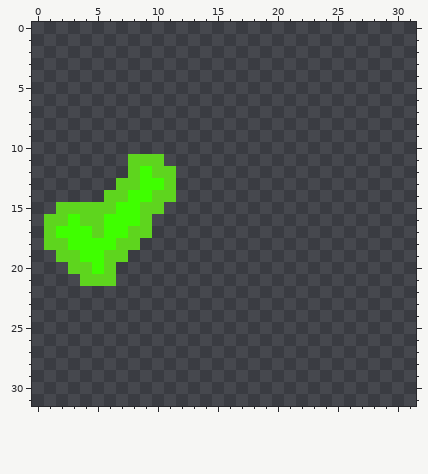
Two versions of one pixel-art sprite, data/images/done.png. The picture above was drawn from the file before the commit.
The file is 32x32 pixels. The old version is drawn lined up with the new one.
Once edited:
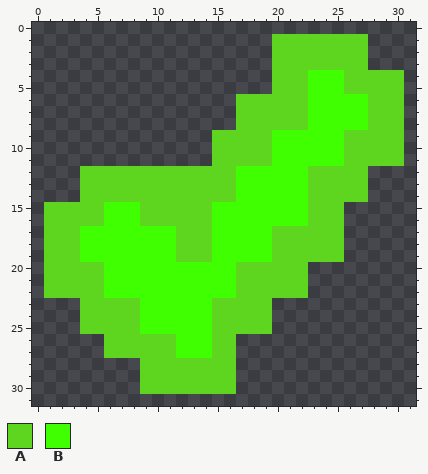
Palette (. is transparent): A #5ed51e  B #3fff00
Difference:
whole drawing moved by -20,-10 (the old picture is shown already moved)
There is now colour A in rows 1 to 3 at x 20 to 27; in rows 4 to 5 at x 20 to 22 and 26 to 30; in rows 6 to 8 at x 17 to 22 and 28 to 30; in rows 9 to 11 at x 15 to 19 and 26 to 30; in row 12 at x 4 to 7, 12 to 16 and 23 to 27; in row 13 at x 4 to 6, 12 to 16 and 23 to 27.
There is now colour A in row 14 at x 4 to 5, 12 to 16 and 23 to 27; in row 15 at x 1, 11 to 14 and 23 to 25; in row 16 at x 10 to 14 and 23 to 25; in rows 17 to 18 at x 12 to 14 and 20 to 25; in row 19 at x 1, 12 to 14 and 20 to 25; in row 20 at x 1 to 2 and 17 to 22.
There is now colour A in row 21 at x 1 to 3 and 17 to 22; in row 22 at x 1 to 5 and 17 to 22; in rows 23 to 25 at x 4 to 8 and 15 to 19; in rows 26 to 27 at x 6 to 11 and 15 to 16; in rows 28 to 30 at x 9 to 16.
The edit turns colour B into colour A in row 12 at x 9; in row 13 at x 9 to 10; in row 14 at x 8 to 9; in row 16 at x 3; in row 17 at x 2 to 3; in row 18 at x 3.
The edit turns colour B into colour A in row 20 at x 5.
There is now colour B in rows 4 to 5 at x 23 to 25; in rows 6 to 8 at x 23 to 27; in rows 9 to 11 at x 20 to 25; in rows 12 to 14 at x 17 to 22; in rows 15 to 16 at x 15 to 22; in row 17 at x 10 to 11 and 15 to 19.
There is now colour B in row 18 at x 9 to 11 and 15 to 19; in row 19 at x 8 to 11 and 15 to 19; in rows 20 to 21 at x 7 to 16; in row 22 at x 6 to 16; in rows 23 to 25 at x 9 to 14; in rows 26 to 27 at x 12 to 14.
The edit turns colour A into colour B in row 15 at x 6; in row 17 at x 5 and 8 to 9; in row 18 at x 7 to 8; in row 19 at x 6 to 7; in rows 20 to 21 at x 6.
Colour A is gone in row 11 at x 8 to 10.
Changed places in both pictures, as pixel boxes (x1, y1, x2, y2):
changed: (44, 34, 404, 394)
